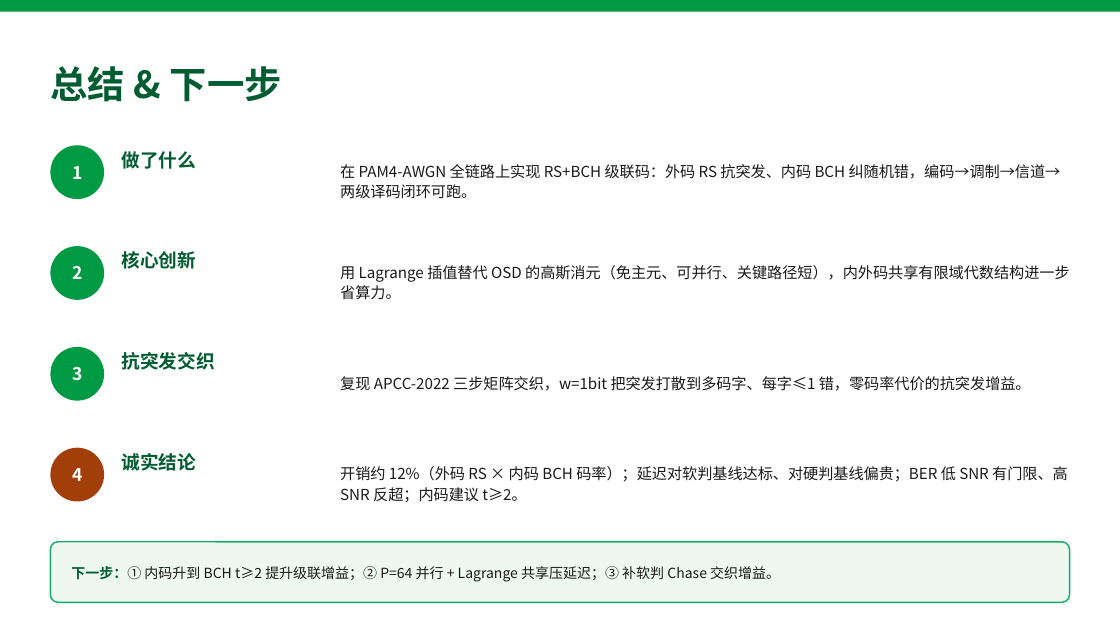
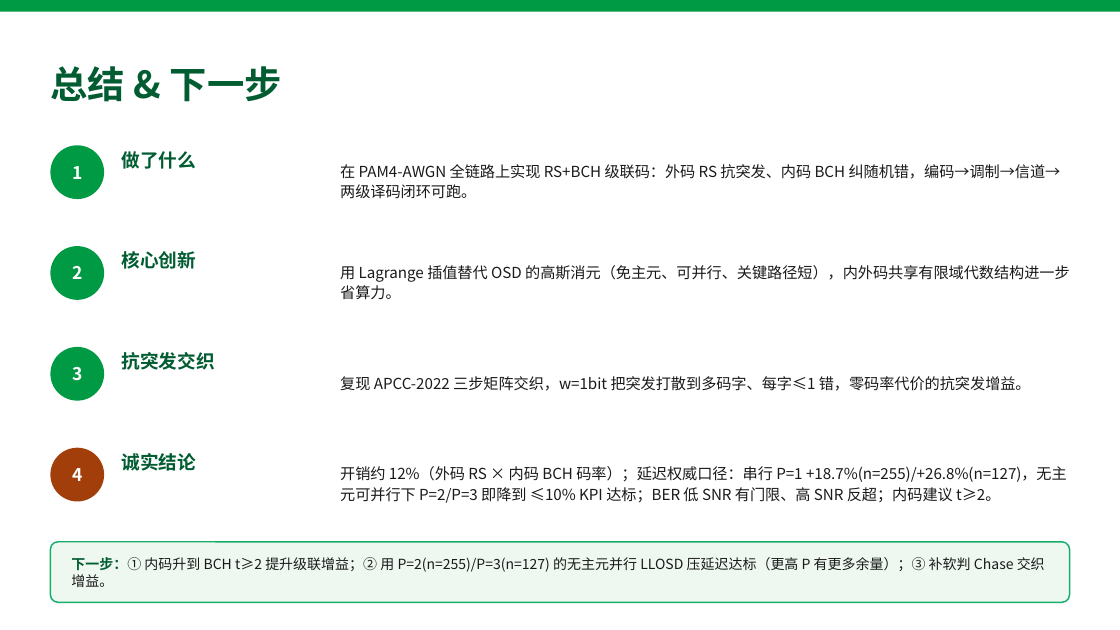
Before and after one commit to a-yeyang/efficient-osd-bch-no-ge, a slide deck: slide 5 of hard_cascade/docs/rs_bch_cascade_deck.pptx. Drawn at 1120x630 pixels with LibreOffice and Linux fonts; fonts in the diff are those of the drawing. Boxes give left, top, right and bottom in pixels: in the first picture for what was removed or moved away, otherwise in the second. Text is boxed around its words. In the diff, an @@ line names an element or a change of style, - is before the commit and + after.

```diff
--- a/hard_cascade/docs/rs_bch_cascade_deck.pptx
+++ b/hard_cascade/docs/rs_bch_cascade_deck.pptx
@@ text at bbox=[340, 466, 1067, 503]: text changed @@
-开销约 12%（外码 RS × 内码 BCH 码率）；延迟对软判基线达标、对硬判基线偏贵；BER 低 SNR 有门限、高 SNR 反超；内码建议 t≥2。
+开销约 12%（外码 RS × 内码 BCH 码率）；延迟权威口径：串行 P=1 +18.7%(n=255)/+26.8%(n=127)，无主元可并行下 P=2/P=3 即降到 ≤10% KPI 达标；BER 低 SNR 有门限、高 SNR 反超；内码建议 t≥2。
@@ text at bbox=[71, 557, 1045, 587]: text changed @@
-下一步：① 内码升到 BCH t≥2 提升级联增益；② P=64 并行 + Lagrange 共享压延迟；③ 补软判 Chase 交织增益。
+下一步：① 内码升到 BCH t≥2 提升级联增益；② 用 P=2(n=255)/P=3(n=127) 的无主元并行 LLOSD 压延迟达标（更高 P 有更多余量）；③ 补软判 Chase 交织增益。
```
Also in this commit, not shown: 1 other slide changed, 46 other files.
